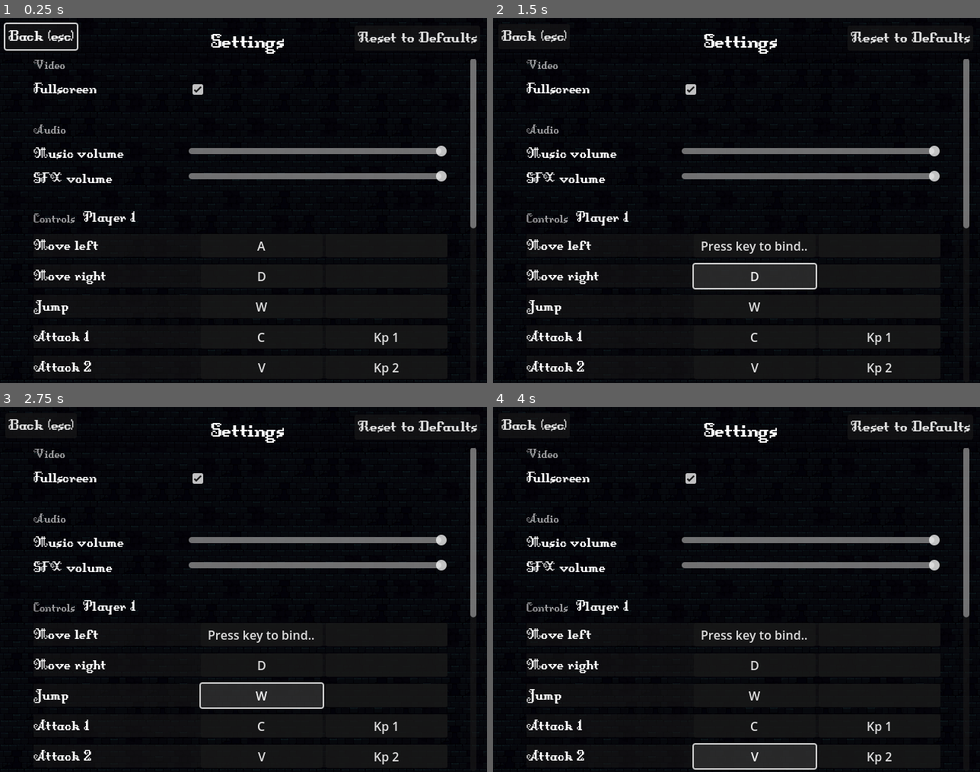
Above: before the commit, frames 1-4 (two rows, left to right).
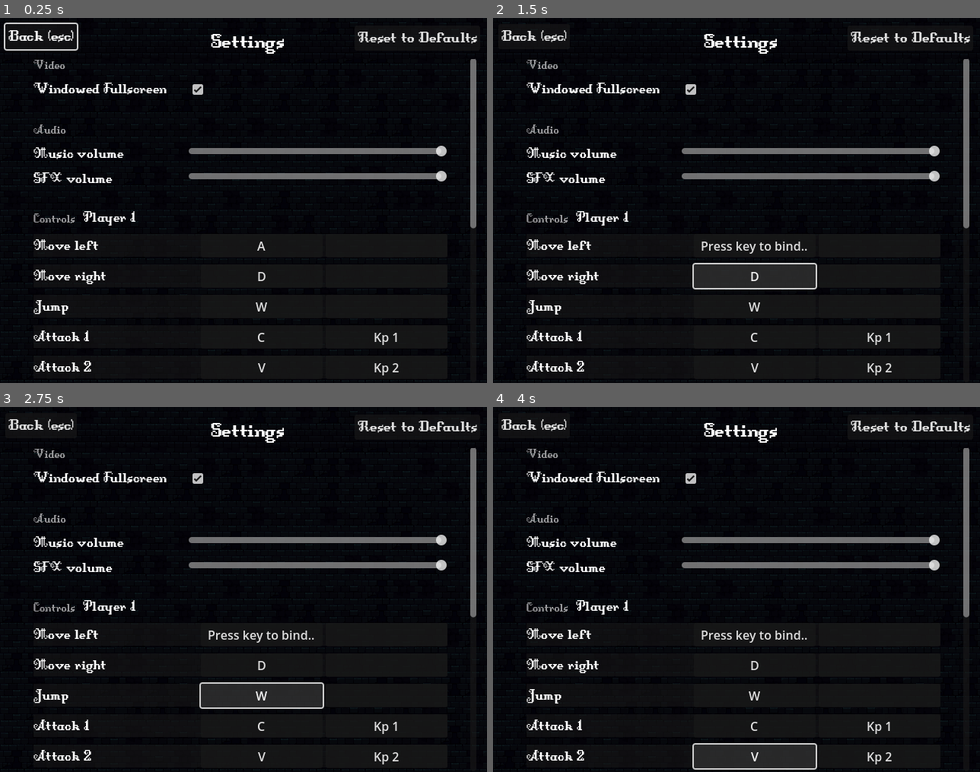
Above: after the commit, the same moments.

Repository: IzalithSky/fighting_game_template
Game: Godot game, scene res://scenes/ui/settings.tscn
Two runs of this game, one before a commit and one after it. Both use one fixed random seed, a clock stepped at 60 frames per second and the inputs below. This scene is started directly instead of the project's main scene.
Inputs:
- Up to frame 1 (0.25 s): no input
- Up to frame 2 (1.5 s): click "A" at 0.5 s; click "D" at 1.25 s
- Up to frame 3 (2.75 s): click "W" at 2 s
- Up to frame 4 (4 s): click "C" at 2.75 s; click "V" at 3.5 s

The runs differ from the first frame. In frame 1, 0.4% of the frame differs, in the area x 6-35%, y 17-22%; in frame 2, 0.4%; in frame 3, 0.4%; in frame 4, 0.4%.

Commit message:
fullscreen toggle works

Diff:
--- a/project.godot
+++ b/project.godot
@@ -19,6 +19,7 @@
 [autoload]
 
 CharactersList="*res://scripts/ui/characters_list.gd"
+ConfigHandler="*res://scripts/ui/config_handler.gd"
 
 [display]
 
--- a/scenes/ui/settings.tscn
+++ b/scenes/ui/settings.tscn
@@ -60,7 +60,7 @@
 layout_mode = 2
 theme_override_fonts/font = ExtResource("4_6ye7w")
 theme_override_font_sizes/font_size = 22
-text = "Fullscreen
+text = "Windowed Fullscreen
 "
 
 [node name="FullscreenCheckBox" type="CheckBox" parent="ScrollContainer/MarginContainer/SettingsContainer/FullscreenContainer"]
@@ -215,5 +215,8 @@
 theme_override_font_sizes/font_size = 24
 text = "Reset to Defaults"
 
+[connection signal="toggled" from="ScrollContainer/MarginContainer/SettingsContainer/FullscreenContainer/FullscreenCheckBox" to="." method="on_fullscreen_check_box_toggled"]
+[connection signal="drag_ended" from="ScrollContainer/MarginContainer/SettingsContainer/MusicContainer/MusicSlider" to="." method="on_music_slider_drag_ended"]
+[connection signal="drag_ended" from="ScrollContainer/MarginContainer/SettingsContainer/SFXContainer/SFXSlider" to="." method="on_sfx_slider_drag_ended"]
 [connection signal="pressed" from="BackButton" to="." method="_on_back_button_pressed"]
 [connection signal="pressed" from="ResetButton" to="." method="on_reset_button_pressed"]
--- /dev/null
+++ b/scripts/ui/config_handler.gd
@@ -0,0 +1,46 @@
+extends Node
+
+var config = ConfigFile.new()
+const SETTINGS_FILE_PATH = "user://settings_t.ini"
+
+func _ready():
+	if !FileAccess.file_exists(SETTINGS_FILE_PATH):
+		config.set_value("keybindings", "p1_left", "A")
+		config.set_value("keybindings", "p1_right", "D")
+		config.set_value("keybindings", "p1_jump", "W")
+		config.set_value("keybindings", "p1_attack1", "C") #Kp 1
+		config.set_value("keybindings", "p1_attack2", "V") #Kp 2
+		config.set_value("keybindings", "p1_attack_ranged", "E") #Kp 4
+		config.set_value("keybindings", "p1_block", "F") #Kp 3
+
+		config.set_value("keybindings", "p2_left", "K")
+		config.set_value("keybindings", "p2_right", ";")
+		config.set_value("keybindings", "p2_jump", "O")
+		config.set_value("keybindings", "p2_attack1", "M")
+		config.set_value("keybindings", "p2_attack2", "N")
+		config.set_value("keybindings", "p2_attack_ranged", "J")
+		config.set_value("keybindings", "p2_block", "I")
+
+		config.set_value("video", "fullscreen", true)
+
+		config.set_value("audio", "music_volume", 1.0)
+		config.set_value("audio", "sfx_volume", 1.0)
+
+		config.save(SETTINGS_FILE_PATH)
+	else:
+		config.load(SETTINGS_FILE_PATH)
+	var fullscreen = load_settings("video").fullscreen
+	if fullscreen:
+		DisplayServer.window_set_mode(DisplayServer.WINDOW_MODE_MAXIMIZED)
+	else:
+		DisplayServer.window_set_mode(DisplayServer.WINDOW_MODE_WINDOWED)
+
+func save_setting(section: String, key: String, value):
+	config.set_value(section, key, value)
+	config.save(SETTINGS_FILE_PATH)
+
+func load_settings(section: String):
+	var video_settings = {}
+	for key in config.get_section_keys (section):
+		video_settings[key] = config.get_value(section, key)
+	return video_settings
--- a/scripts/ui/settings.gd
+++ b/scripts/ui/settings.gd
@@ -3,6 +3,10 @@
 @onready var back_button = $BackButton
 @onready var player1_action_list = $ScrollContainer/MarginContainer/SettingsContainer/P1ActionList
 @onready var player2_action_list = $ScrollContainer/MarginContainer/SettingsContainer/P2ActionList
+@onready var fullscreen_checkbox = $ScrollContainer/MarginContainer/SettingsContainer/FullscreenContainer/FullscreenCheckBox
+@onready var music_volume_slider = $ScrollContainer/MarginContainer/SettingsContainer/MusicContainer/MusicSlider
+@onready var sfx_volume_slider = $ScrollContainer/MarginContainer/SettingsContainer/SFXContainer/SFXSlider
+
 @onready var input_button_scene = preload("res://scenes/ui/settings_input_buttons.tscn")
 
 var is_remapping = false
@@ -21,6 +25,10 @@
 
 func _ready():
 	back_button.grab_focus()
+	fullscreen_checkbox.button_pressed = ConfigHandler.load_settings("video").fullscreen
+	var audio_settings = ConfigHandler.load_settings("audio")
+	music_volume_slider.value = min(audio_settings.music_volume, 1.0) * 100
+	sfx_volume_slider.value = min(audio_settings.sfx_volume, 1.0) * 100
 	create_action_list()
 
 func create_action_list():
@@ -92,11 +100,27 @@
 		close_scene()
 
 
-func _on_back_button_pressed() -> void:
+func _on_back_button_pressed():
 	close_scene()
 
 func close_scene():
 	queue_free()
 
-func on_reset_button_pressed() -> void:
+func on_reset_button_pressed():
 	create_action_list()
+
+
+func on_fullscreen_check_box_toggled(toggled_on: bool):
+	ConfigHandler.save_setting("video", "fullscreen", toggled_on)
+	if toggled_on:
+		DisplayServer.window_set_mode(DisplayServer.WINDOW_MODE_MAXIMIZED)
+	else:
+		DisplayServer.window_set_mode(DisplayServer.WINDOW_MODE_WINDOWED)
+
+func on_music_slider_drag_ended(value_changed: bool):
+	if value_changed:
+		ConfigHandler.save_setting("audio", "music_volume", music_volume_slider.value / 100)
+
+func on_sfx_slider_drag_ended(value_changed: bool):
+	if value_changed:
+		ConfigHandler.save_setting("audio", "sfx_volume", sfx_volume_slider.value / 100)
